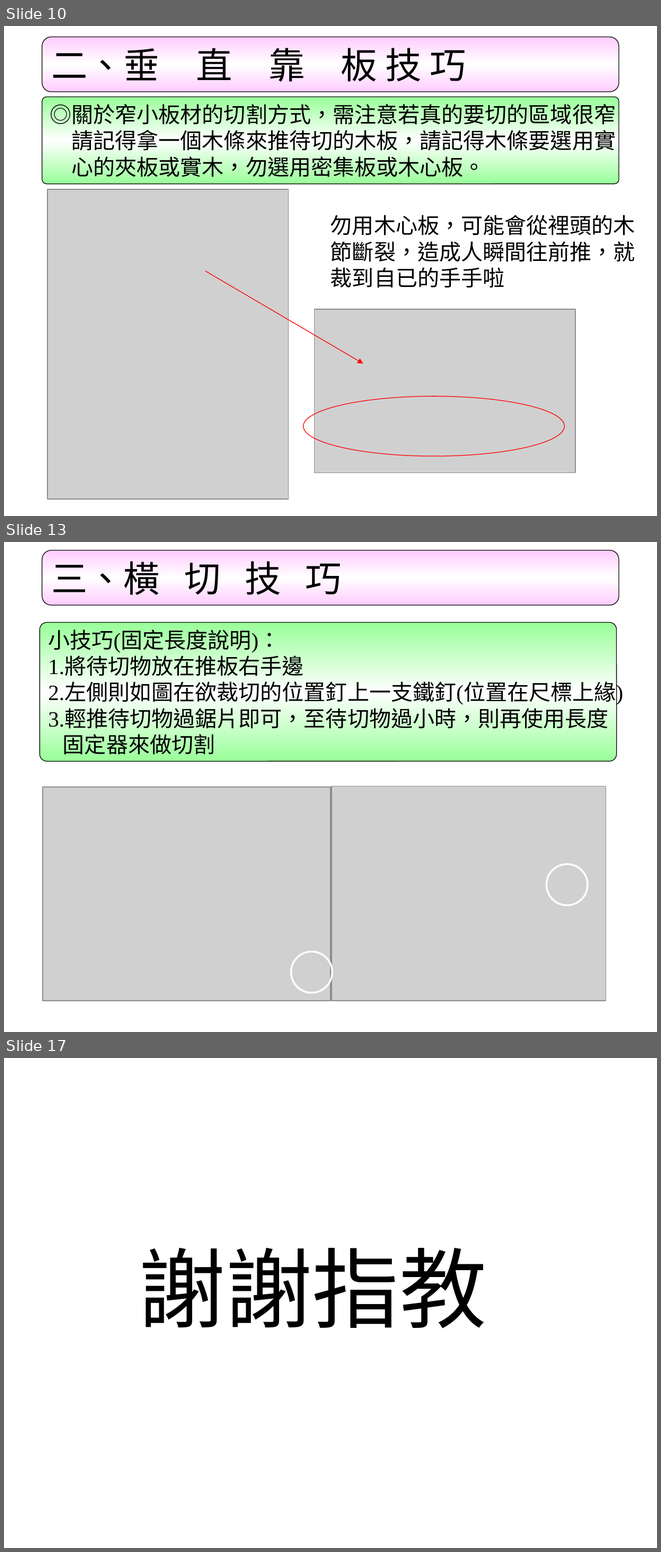
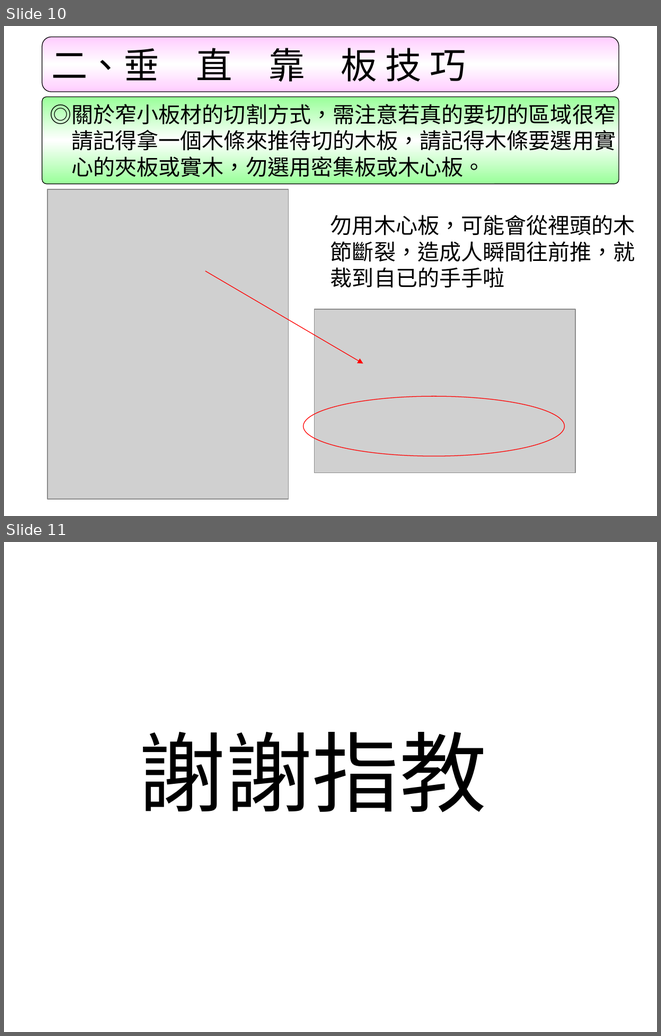
Before and after one commit to LawrenceChien/2017-PPES-Lookout-Project, a slide deck: 2017 PPES Lookout Project--001/005. Training Methods/Short-term Training/Architectural Structure/鋸檯使用教學.ppt. Shown one above the other, each under a label of ours: slides 10, 13 and 17 before the commit, slides 10 and 11 after it; the slides between them are not shown. The pictures are 661x1552 and 661x1036 pixels, drawn with LibreOffice and Linux fonts; fonts in the diff are those of the drawing; grey boxes stand for pictures. Boxes give left, top, right and bottom in pixels: in the first picture for what was removed or moved away, otherwise in the second. Text is boxed around its words. In the diff, an @@ line names an element or a change of style, - is before the commit and + after.

Commit message:
some ppt is big, and to delete many pictures.

```diff
--- a/2017 PPES Lookout Project--001/005. Training Methods/Short-term Training/Architectural Structure/鋸檯使用教學.ppt
+++ b/2017 PPES Lookout Project--001/005. Training Methods/Short-term Training/Architectural Structure/鋸檯使用教學.ppt
@@ slide 13 removed at (4, 542, 657, 1032), background #FFFFFF @@
@@ rounded rectangle removed at (42, 550, 618, 606) @@
-三、橫 切 技 巧
@@ rounded rectangle removed at (40, 623, 617, 761) @@
-小技巧(固定長度說明)：
-1.將待切物放在推板右手邊
-2.左側則如圖在欲裁切的位置釘上一支鐵釘(位置在尺標上緣)
-3.輕推待切物過鋸片即可，至待切物過小時，則再使用長度
-固定器來做切割
@@ picture removed at (43, 787, 330, 1000) @@
@@ picture removed at (332, 786, 606, 1000) @@
@@ ellipse removed at (547, 864, 588, 905) @@
@@ ellipse removed at (291, 951, 333, 992) @@
@@ what was slide 17 is now slide 11 @@
```
Also in this commit, not shown: 5 other slides removed, 4 other files.
